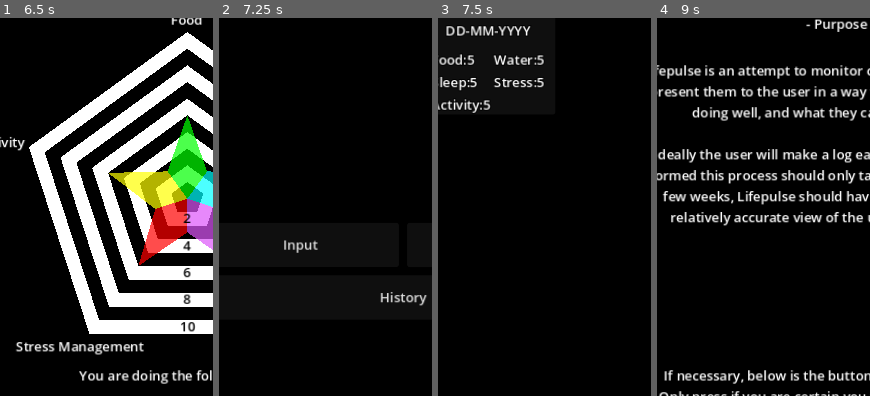
Above: before the commit, frames 1-4 (left to right).
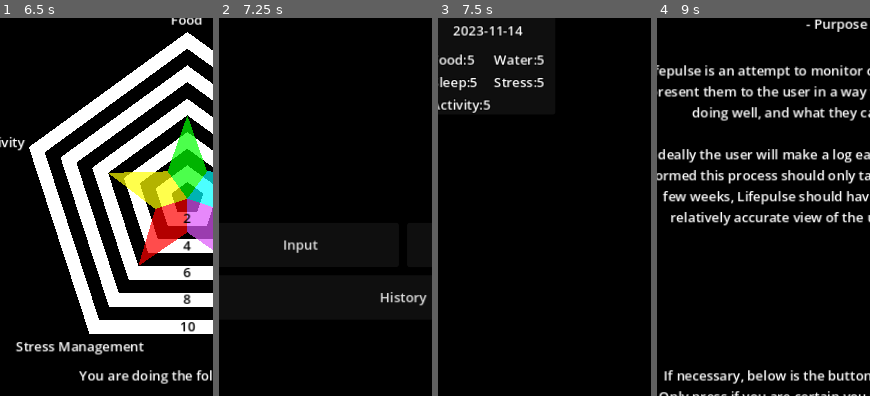
Above: after the commit, the same moments.

Repository: Thorqs/VitaPulsi
Game: Godot game, scene res://control.tscn
Same seed, same stepped clock (60 frames per second), same inputs: the game is played once before the commit and once after it.
Inputs:
- Up to frame 1 (6.5 s): click "Input" at 0.5 s; click "Confirm Values" at 1.25 s; click "Confirm Values" at 2 s; click "Confirm" at 2.75 s; click "Confirm Values" at 3.5 s; click "Confirm" at 4.25 s; click "Return to Main Menu" at 5 s; click "Output" at 5.75 s
- Up to frame 2 (7.25 s): click "Return to Main Menu" at 6.5 s
- Up to frame 3 (7.5 s): click "History" at 7.25 s
- Up to frame 4 (9 s): click "Return to Main Menu" at 8 s; click "Settings" at 8.75 s
The pictures show only the part of the screen within x 7-57%, y 15-65%; the shares and areas given below are measured in that part.

Frames 1-2 are identical in both runs. In frame 3, 0.7% of the frame differs, in the area x 3-44%, y 2-5%; in frame 4, nothing differs.

Commit message:
Convert saved data to csv and load

Diff:
--- a/History.gd
+++ b/History.gd
@@ -1,30 +1,30 @@
 extends VBoxContainer
 
-var mainMenu
 var hist_grid: GridContainer
 @export var base_history: PackedScene
 var userData = UserData.new()
 
 # Called when the node enters the scene tree for the first time.
 func _ready():
-	mainMenu = get_node("../Main")
 	hist_grid = get_node("History Scroll/History Contents")
 
 	userData.load_data()
 	self.update_contents()
 
 func update_contents():
-	print(userData.history_data) # check what we're working with
+	#print(userData.history_data) # check what we're working with
 	# Clear children
 	for child in get_node("History Scroll/History Contents").get_children():
 		child.queue_free()
 	# Add new children
 	if userData.history_data.size() > 0:
+
 		for date in userData.history_data:
 			var hist_item = base_history.instantiate()
 			hist_grid.add_child(hist_item)
-			print(hist_item)
+			#print(date)
 			hist_item.set_date(date)
+			print(userData.history_data[date])
 			hist_item.update_data(userData.history_data[date])
 
 # Called every frame. 'delta' is the elapsed time since the previous frame.
@@ -32,5 +32,5 @@
 #	pass
 
 func _on_history_return_to_main_pressed():
-	mainMenu.visible = true
+	%Main.visible = true
 	self.visible = false
--- a/Main Menu.gd
+++ b/Main Menu.gd
@@ -1,17 +1,10 @@
 extends VBoxContainer
 
-var settings_menu
-var input_menu
-var output_menu
-var history_menu
-var logs
+#var logs
 
 # Called when the node enters the scene tree for the first time.
 func _ready():
-	settings_menu = get_node("../Settings")
-	input_menu = get_node("../Input")
-	output_menu = get_node("../Output")
-	history_menu = get_node("../History")
+	pass
 
 # Called every frame. 'delta' is the elapsed time since the previous frame.
 #func _process(delta):
@@ -22,20 +15,20 @@
 
 
 func _on_mm_settings_button_pressed():
-	settings_menu.visible = true
+	%Settings.visible = true
 	self.visible = false
 
 
 func _on_mm_history_button_pressed():
-	history_menu.visible = true
+	%History.visible = true
 	self.visible = false
 
 
 func _on_mm_input_button_pressed():
-	input_menu.visible = true
+	%Input.visible = true
 	self.visible = false
 
 
 func _on_mm_output_button_pressed():
-	output_menu.visible = true
+	%Output.visible = true
 	self.visible = false
--- a/Resources/UserData.gd
+++ b/Resources/UserData.gd
@@ -2,20 +2,38 @@
 class_name UserData
 
 var save_file_path = "user://save/"
-var save_file_name = "UserData.tres"
+var save_file_name = "UserData.csv"
 
 var history_data: Dictionary
 
 func load_data():
 	DirAccess.make_dir_absolute(save_file_path)
-	if ResourceLoader.exists(save_file_path + save_file_name):
-		var temp = ResourceLoader.load(save_file_path + save_file_name)
-		history_data = temp.history_data
+	#if ResourceLoader.exists(save_file_path + save_file_name):
+	#	var temp = ResourceLoader.load(save_file_path + save_file_name)
+	if FileAccess.file_exists(save_file_path + save_file_name):
+		var load_file = FileAccess.open(save_file_path + save_file_name, FileAccess.READ)
+		var line = ""
+		var contents = []
+		var day_data: Array[int]
+		while load_file.get_position() < load_file.get_length():
+			line = load_file.get_line()
+			contents = line.split(", ")
+			#for item in contents:
+			#	item = item.strip()
+			print("contents: ", contents)
+			# find a better way to do line below
+			day_data = [int(contents[1]), int(contents[2]), int(contents[3]), int(contents[4]), int(contents[5])]
+			history_data[contents[0]] = day_data
+
+		print("Loaded ", history_data)
 
 func save_data(values: Array[int], day = Time.get_date_string_from_system()):
 	history_data[day] = values
 	print("saving ", values, day)
-	ResourceSaver.save(self, save_file_path + save_file_name)
+	#ResourceSaver.save(self, save_file_path + save_file_name)
+	var save_file = FileAccess.open(save_file_path + save_file_name, FileAccess.WRITE)
+	for date in history_data:
+		save_file.store_line(date + ", " + str(history_data[date]).lstrip("[").rstrip("]"))
 
 func clear_history():
 	history_data.clear()
--- a/Resources/hist_item.gd
+++ b/Resources/hist_item.gd
@@ -22,7 +22,7 @@
 #	pass
 func set_date(new_date: String):
 	print(date_label, new_date)
-	#date_label.set_text(new_date)
+	date_label.set_text(new_date)
 
 func set_val(val_name: Label, new_value: int):
 	val_name.text = val_name.text.get_slice(":", 0) + ":" + str(new_value)
--- a/project.godot
+++ b/project.godot
@@ -14,6 +14,10 @@
 run/main_scene="res://control.tscn"
 config/features=PackedStringArray("4.1", "GL Compatibility")
 
+[debug]
+
+settings/stdout/verbose_stdout=true
+
 [display]
 
 window/size/viewport_width=540
--- a/radar_display.gd
+++ b/radar_display.gd
@@ -31,7 +31,7 @@
 
 # Called when the node enters the scene tree for the first time.
 func _ready():
-	data = get_node("../History").userData
+	data = %History.userData
 	# Make an array of offset rings
 	rings.append(get_node("1b"))
 	rings.append(get_node("2w"))
Not shown, added: con1F3A.tmp
